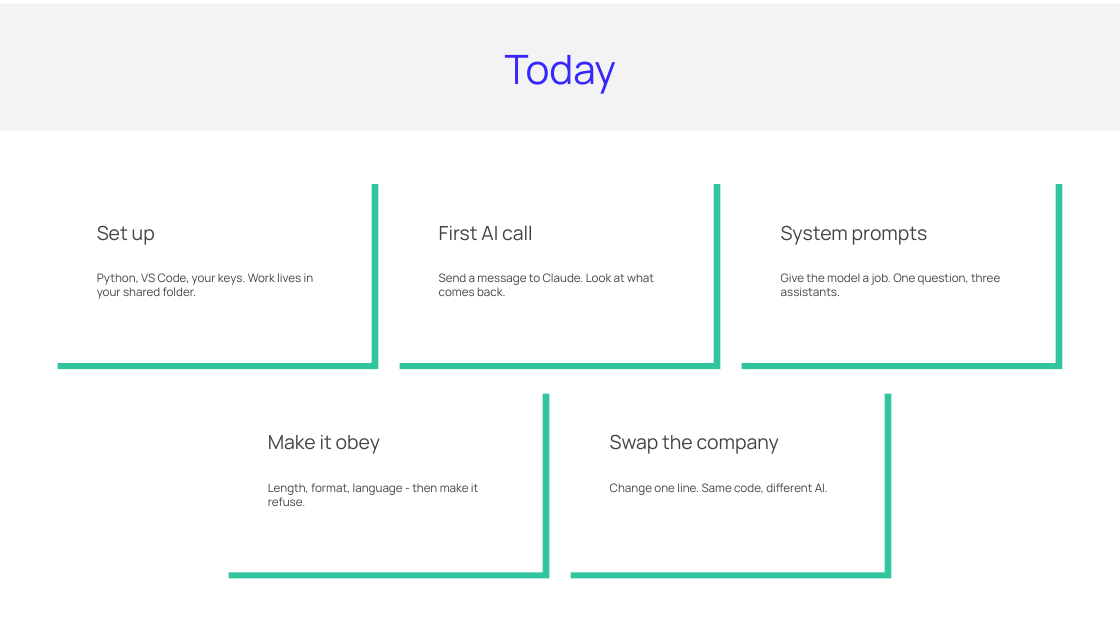
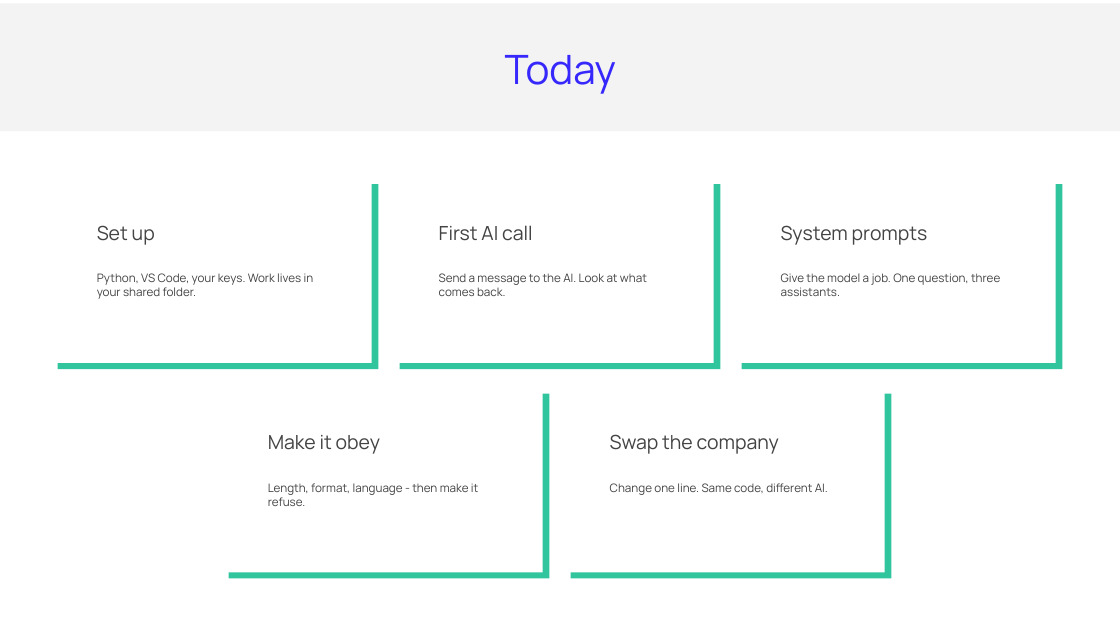
Before and after one commit to ArtyoMKo/tumo_month_workshop, a slide deck: slide 6 of slides/Lesson 1 - Setup and Your First AI Call.pptx. Drawn at 1120x630 pixels with LibreOffice and Linux fonts; fonts in the diff are those of the drawing. Boxes give left, top, right and bottom in pixels: in the first picture for what was removed or moved away, otherwise in the second. Text is boxed around its words. In the diff, an @@ line names an element or a change of style, - is before the commit and + after.

```diff
--- a/slides/Lesson 1 - Setup and Your First AI Call.pptx
+++ b/slides/Lesson 1 - Setup and Your First AI Call.pptx
@@ text at bbox=[439, 273, 647, 296]: text changed @@
-Send a message to Claude. Look at what comes back.
+Send a message to the AI. Look at what comes back.
```
Also in this commit, not shown: 1 other slide changed, 35 other files.
